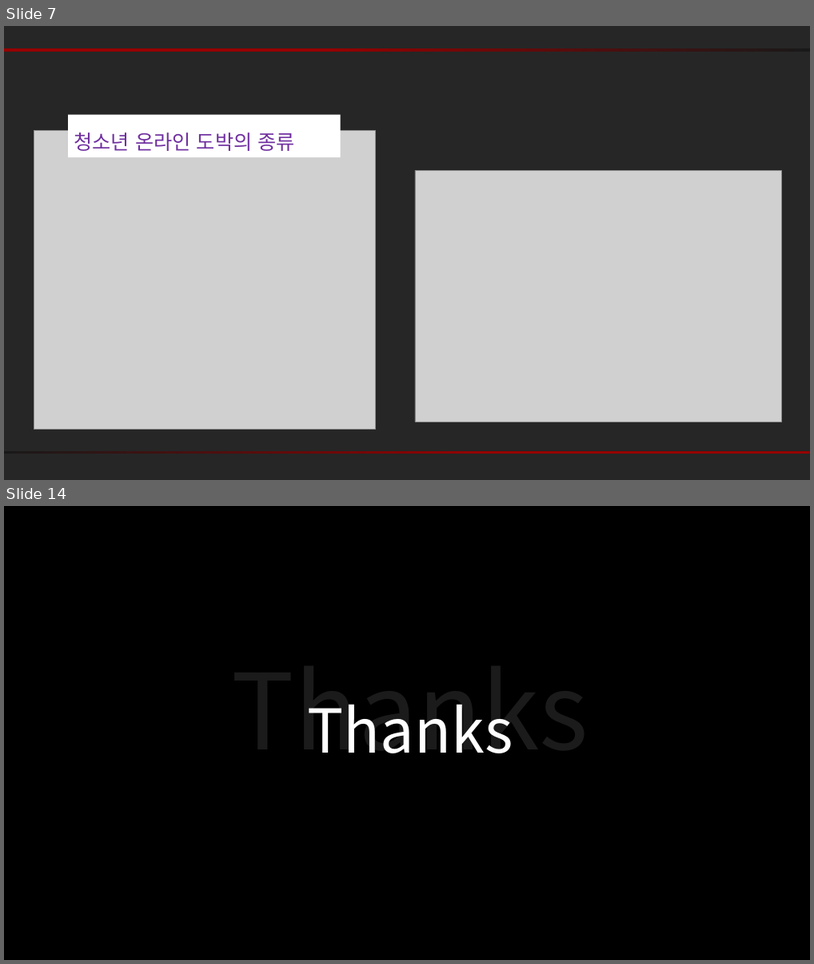
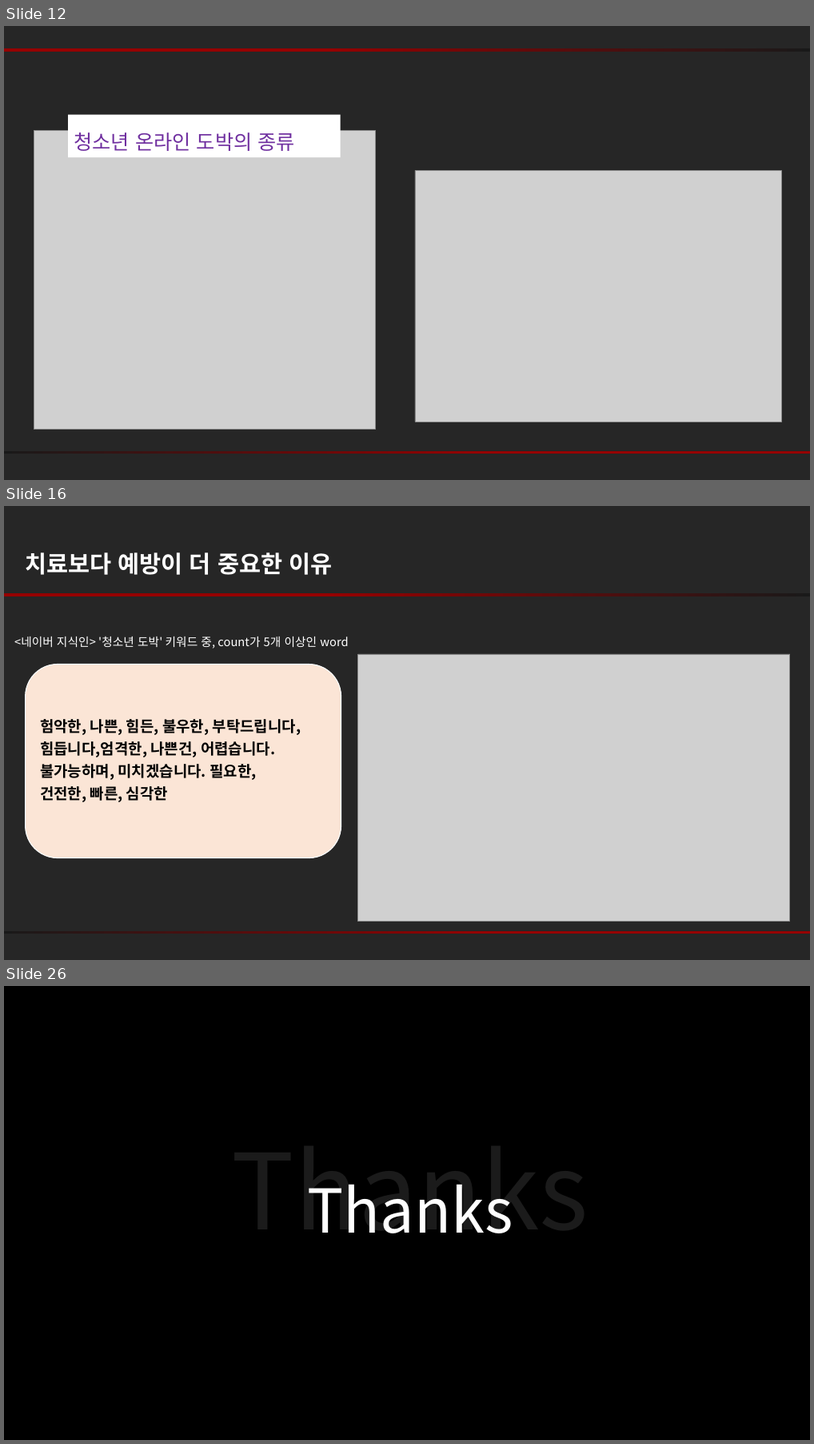
Before and after one commit to kyunakim/crawling-project, a slide deck: 청소년도박_PPT.pptx. Shown one above the other, each under a label of ours: slides 7 and 14 before the commit, slides 12, 16 and 26 after it; the slides between them are not shown. The pictures are 814x964 and 814x1444 pixels, drawn with LibreOffice and Linux fonts; fonts in the diff are those of the drawing; grey boxes stand for pictures. Boxes give left, top, right and bottom in pixels: in the first picture for what was removed or moved away, otherwise in the second. Text is boxed around its words. In the diff, an @@ line names an element or a change of style, - is before the commit and + after.

```diff
--- a/청소년도박_PPT.pptx
+++ b/청소년도박_PPT.pptx
@@ slide 16 added at (4, 506, 810, 960), background #262626 @@
@@ text added at (25, 552, 332, 575), 28 pt, text #FFFFFF, bold @@
+치료보다 예방이 더 중요한 이유
@@ rectangle added at (4, 593, 810, 596), fill gradient #960000 to #191919 @@
@@ text added at (14, 636, 348, 648), 14 pt, text #FFFFFF @@
+<네이버 지식인> '청소년 도박' 키워드 중, count가 5개 이상인 word
@@ rounded rectangle added at (25, 664, 342, 857), fill #FBE5D6, outline #FFFFFF 1 pt @@
@@ picture added at (358, 654, 790, 921) @@
@@ text added at (40, 719, 301, 802), 18 pt, text #000000, bold @@
+험악한, 나쁜, 힘든, 불우한, 부탁드립니다,
+힘듭니다,엄격한, 나쁜건, 어렵습니다.
+불가능하며, 미치겠습니다. 필요한,
+건전한, 빠른, 심각한
@@ rectangle added at (4, 931, 810, 934), fill gradient #960000 to #191919 @@
@@ what was slide 7 is now slide 12 @@
@@ what was slide 14 is now slide 26 @@
```
Also in this commit, not shown: 8 slides changed, 13 other slides added, 2 slides removed.
